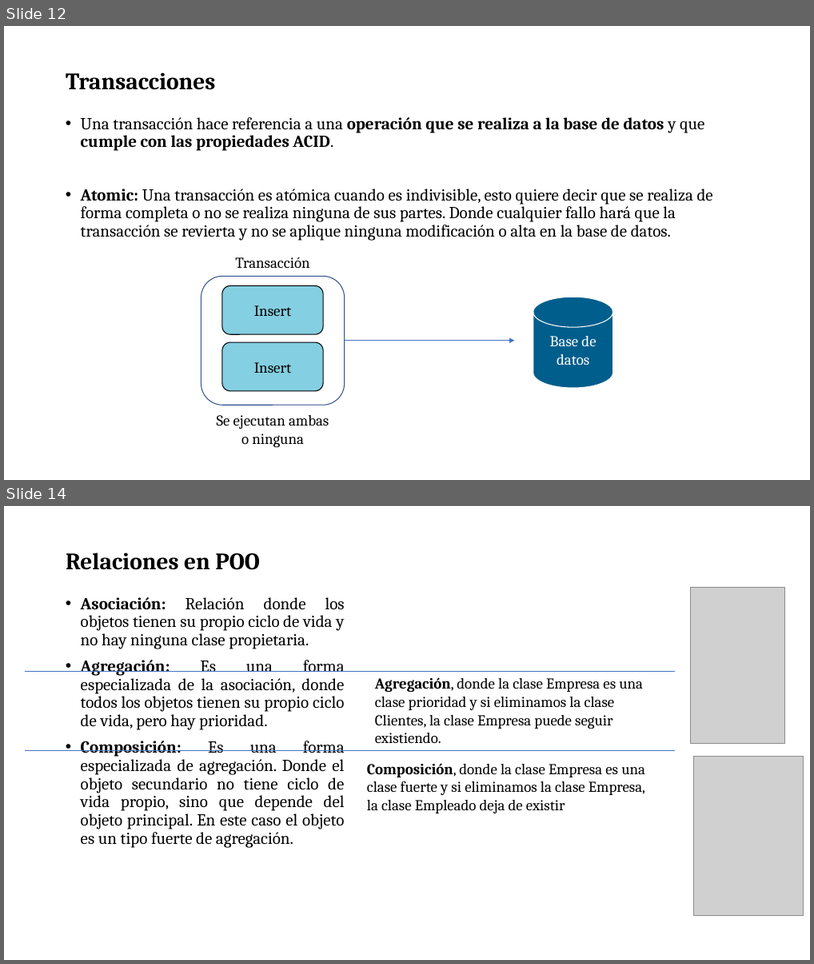
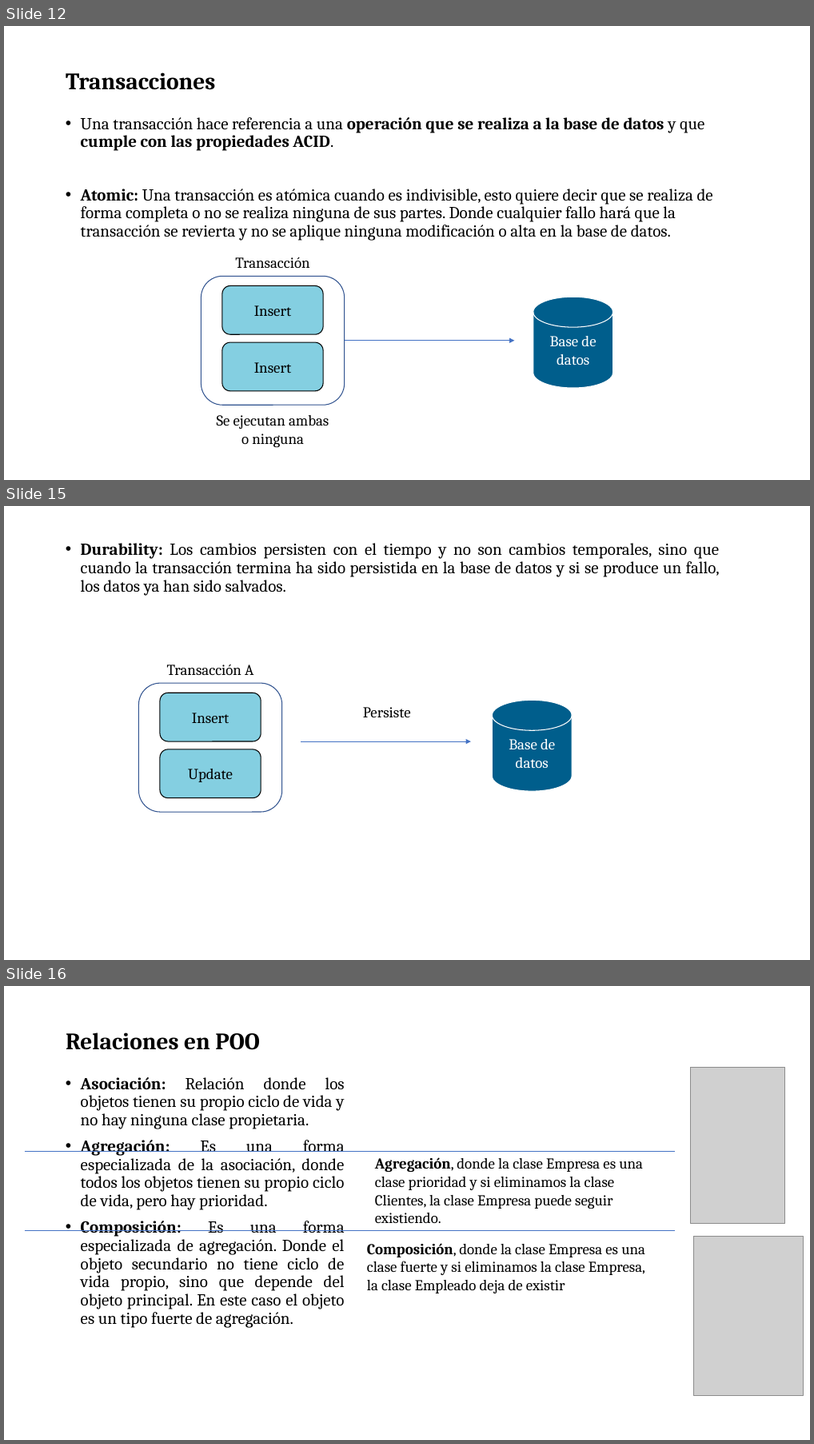
Before and after one commit to soycperez/jpa-concepts, a slide deck: JPA.pptx. Shown one above the other, each under a label of ours: slides 12 and 14 before the commit, slides 12, 15 and 16 after it; the slides between them are not shown. The pictures are 814x964 and 814x1444 pixels, drawn with LibreOffice and Linux fonts; fonts in the diff are those of the drawing; grey boxes stand for pictures; background and template pictures are left out. Boxes give left, top, right and bottom in pixels: in the first picture for what was removed or moved away, otherwise in the second. Text is boxed around its words. In the diff, an @@ line names an element or a change of style, - is before the commit and + after.

```diff
--- a/JPA.pptx
+++ b/JPA.pptx
@@ slide 15 added at [4,506,810,960], background picture (left out) @@
@@ text added at [81,543,720,596], 20 pt, text #000000 @@
+• Durability: Los cambios persisten con el tiempo y no son cambios temporales, sino que cuando la transacción termina ha sido persistida en la base de datos y si se produce un fallo, los datos ya han sido salvados.
@@ text added at [167,664,254,675], 18 pt, text #000000 @@
+Transacción A
@@ rounded rectangle added at [139,683,282,812], outline #325491 1 pt @@
@@ rounded rectangle added at [160,693,261,741], fill #84CFE1, outline #000000 1 pt, 18 pt, text #000000 @@
+Insert
@@ text added at [363,707,411,717], 18 pt, text #000000 @@
+Persiste
@@ cylinder added at [492,700,572,792], fill #005E8C, outline #FFFFFF 1 pt, 18 pt, text #FFFFFF @@
+Base de datos
@@ arrow added from (301, 741) to (471, 741), #4472C4 0.5 pt @@
@@ rounded rectangle added at [160,749,261,797], fill #84CFE1, outline #000000 1 pt, 18 pt, text #000000 @@
+Update
@@ what was slide 14 is now slide 16 @@
```
Also in this commit, not shown: 3 slides changed, 3 other slides added.
